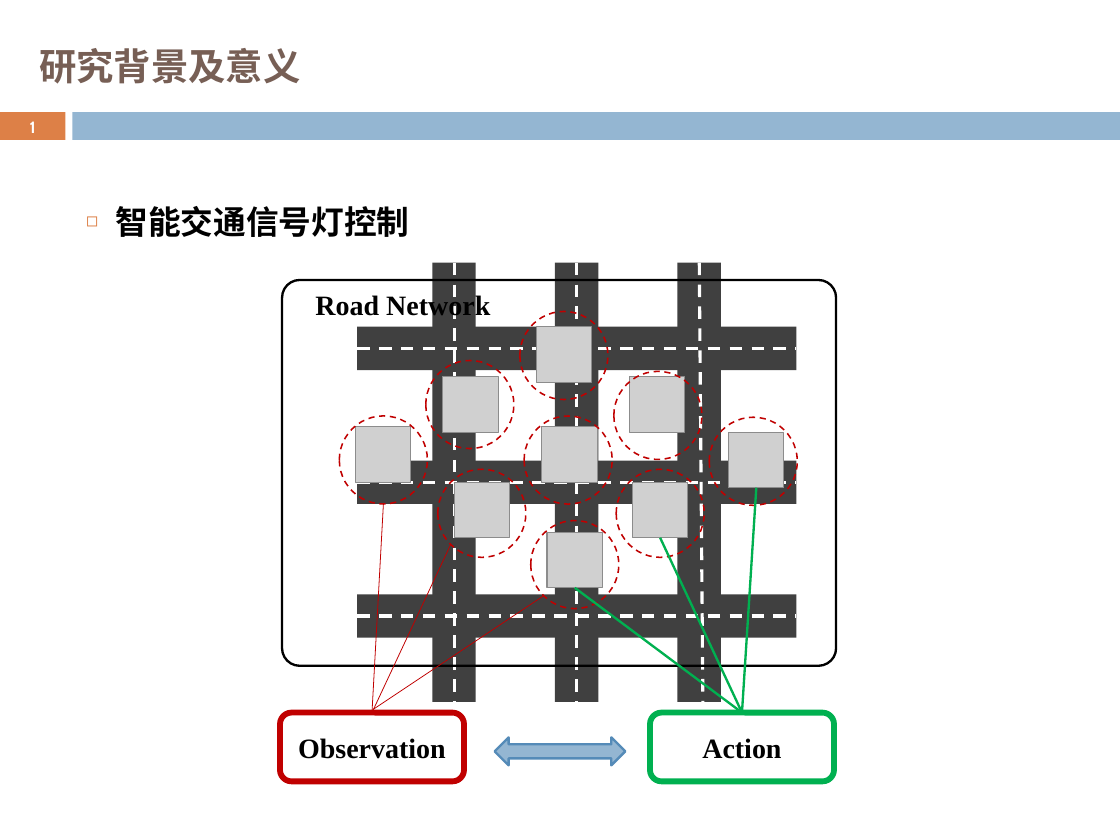
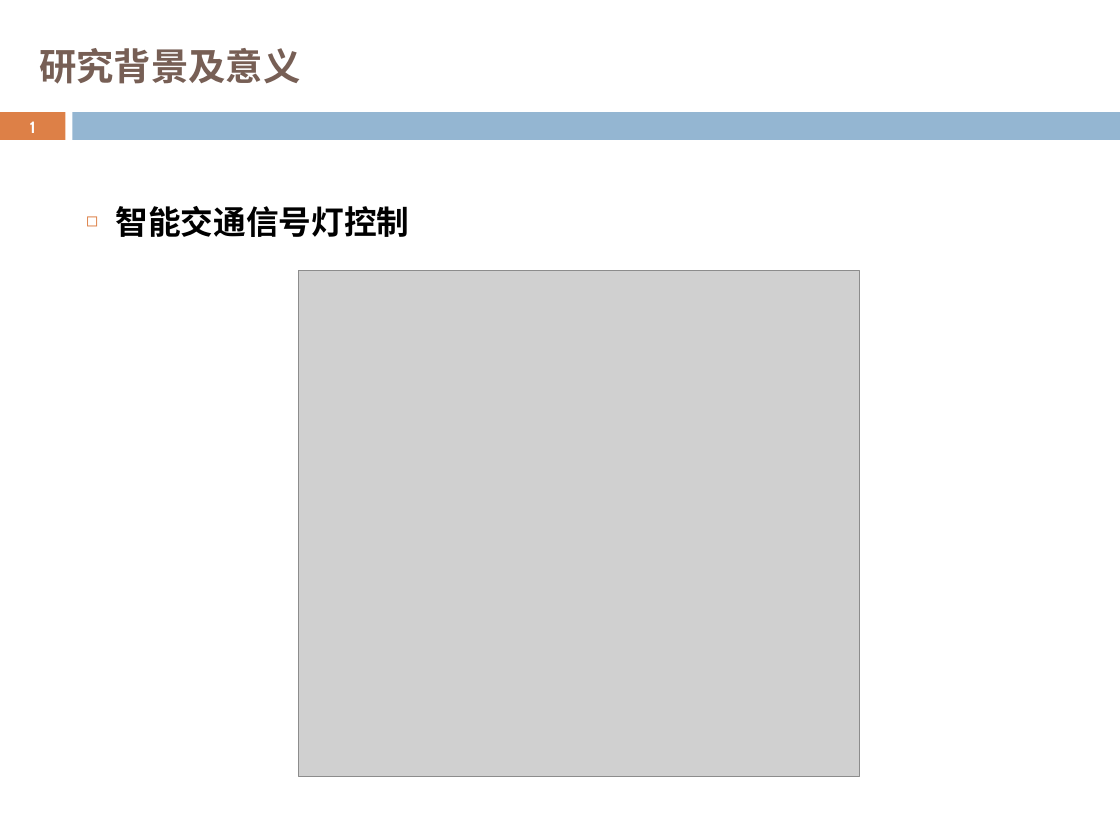
Before and after one commit to YoulovedLittleBear/Last, a slide deck: slide 5 of 开题-1.pptx. Drawn at 1120x840 pixels with LibreOffice and Linux fonts; fonts in the diff are those of the drawing; grey boxes stand for pictures; background and template pictures are left out. Boxes give left, top, right and bottom in pixels: in the first picture for what was removed or moved away, otherwise in the second. Text is boxed around its words. In the diff, an @@ line names an element or a change of style, - is before the commit and + after.

```diff
--- a/开题-1.pptx
+++ b/开题-1.pptx
@@ picture added at <box>299,271,860,777</box> @@
@@ group removed at <box>280,263,837,781</box>: 12 lines, 9 pictures, 9 ellipses, 6 rectangles, 3 rounded rectangles, 1 text @@
-Road Network
-Action
-Observation
@@ left right arrow removed at <box>495,737,626,765</box> @@
```
